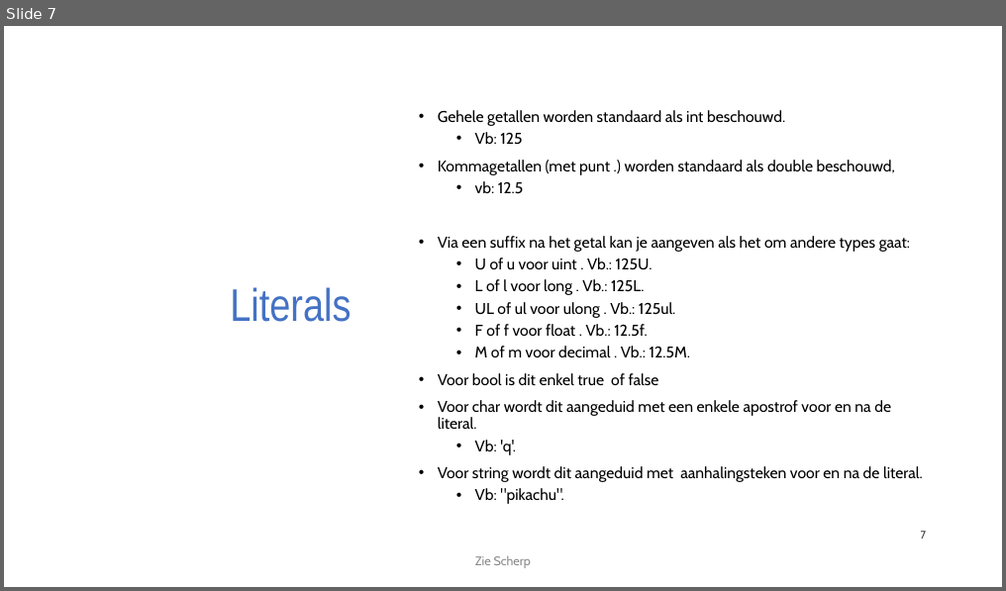
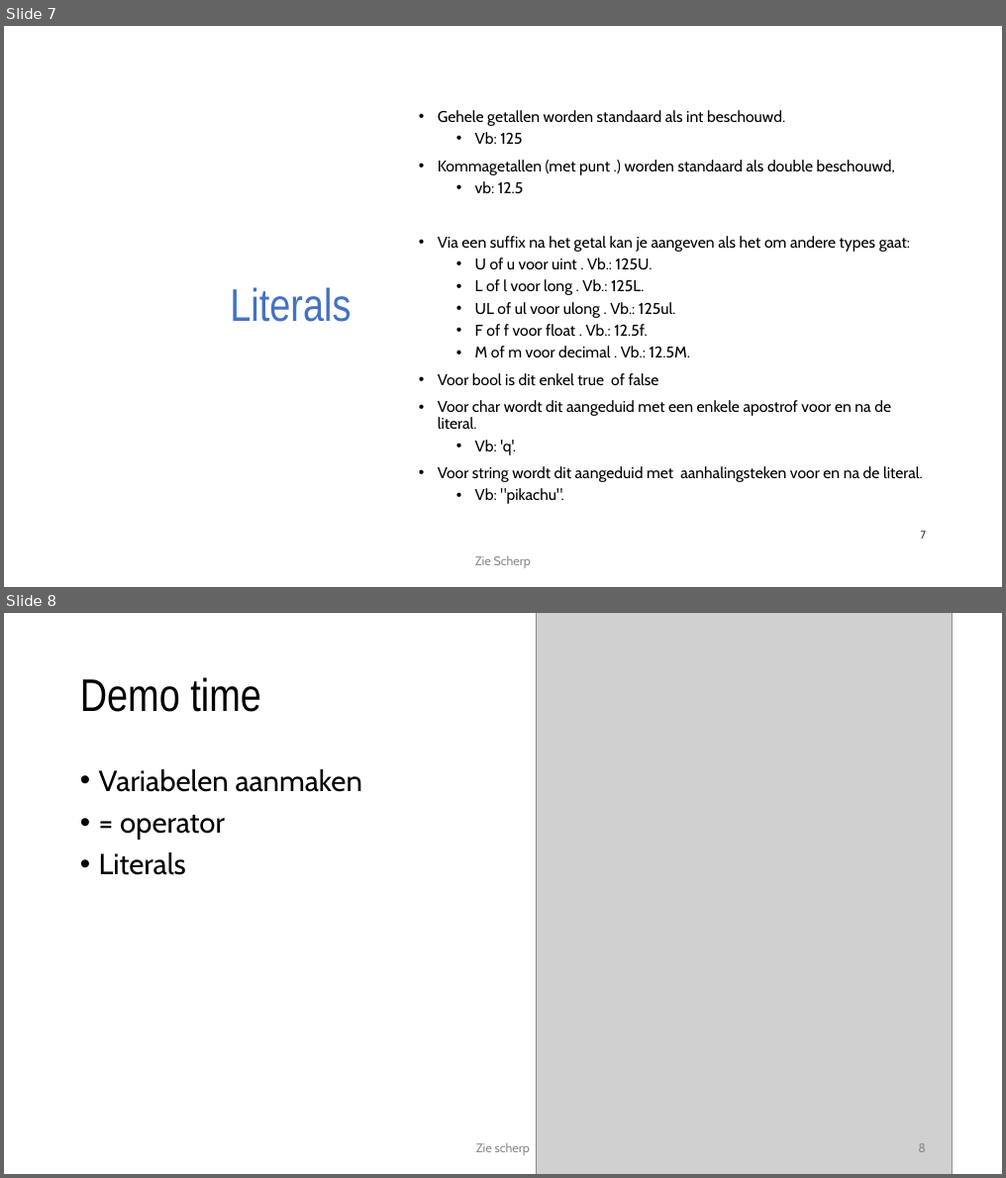
Before and after one commit to timdams/csharpbook, a slide deck: _SLIDES/2020/H2- De basiconcepten van cs/H2_3_Variabelen.pptx. Shown one above the other, each under a label of ours: slide 7 before the commit, slides 7 and 8 after it. The pictures are 1006x591 and 1006x1178 pixels, drawn with LibreOffice and Linux fonts; fonts in the diff are those of the drawing; grey boxes stand for pictures; background and template pictures are left out. Boxes give left, top, right and bottom in pixels: in the first picture for what was removed or moved away, otherwise in the second. Text is boxed around its words. In the diff, an @@ line names an element or a change of style, - is before the commit and + after.

```diff
--- a/_SLIDES/2020/H2- De basiconcepten van cs/H2_3_Variabelen.pptx
+++ b/_SLIDES/2020/H2- De basiconcepten van cs/H2_3_Variabelen.pptx
@@ slide 8 added at [4, 613, 1002, 1174], background #FFFFFF @@
@@ picture added at [536, 613, 951, 1174] @@
@@ title added at [80, 677, 261, 712], 44 pt, text #000000 @@
+Demo time
@@ text added at [99, 769, 362, 875], 28 pt, text #000000 @@
+• Variabelen aanmaken
+• = operator
+• Literals
@@ text added at [476, 1144, 530, 1156], 12 pt, text #8C8C8C @@
+Zie scherp
@@ page number added at [918, 1144, 926, 1153], 12 pt, text #8C8C8C @@
+8
```
Also in this commit, not shown: 6 slides changed, 6 other files.
